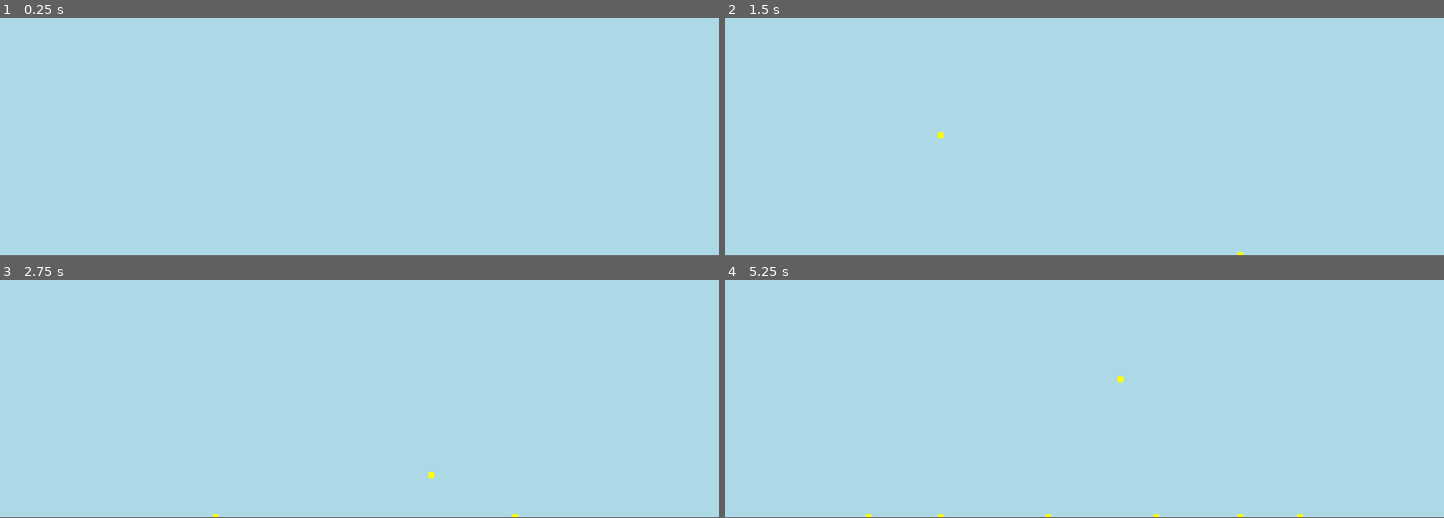
Above: before the commit, frames 1-4 (two rows, left to right).
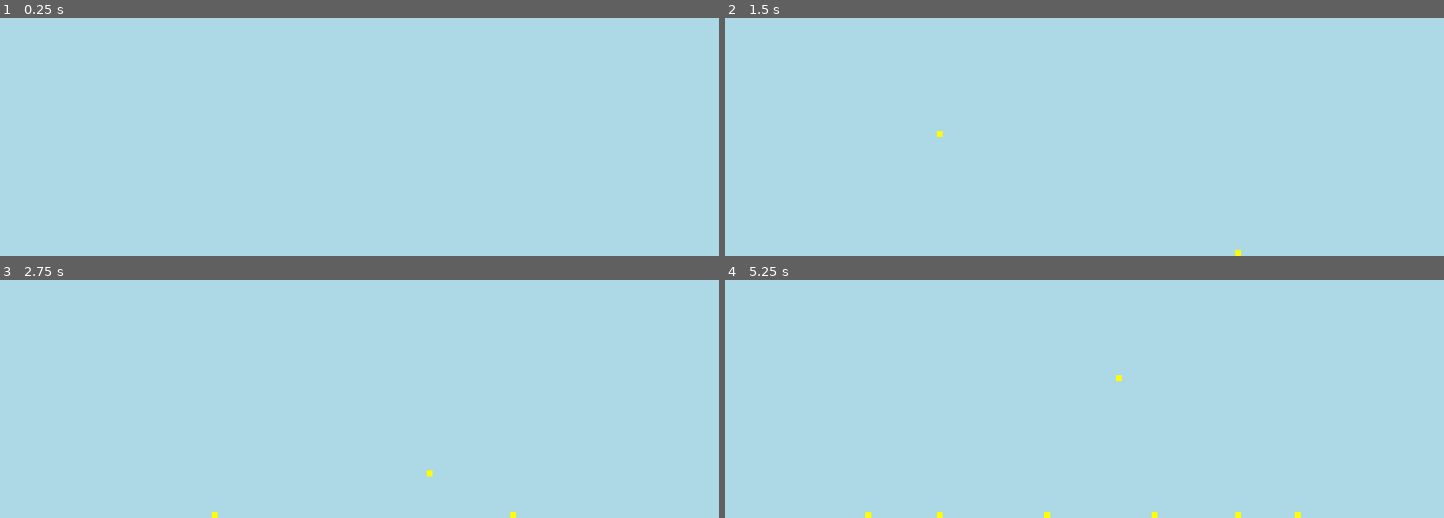
Above: after the commit, the same moments.

Repository: 1hpdream/Falling-Sand-Simulator
Game: Godot game, scene res://Scenes/main.tscn
The game is run twice, just before and just after one commit, with the same random seed, the same clock (stepped at 60 frames per second) and the same inputs.
Inputs (mouse positions are in pixels of both pictures, inside the frame that each line leads up to):
- Up to frame 1 (0.25 s): no input
- Up to frame 2 (1.5 s): tap Enter at 0.5 s; move the mouse to (1242, 58) at 0.52 s; click (1242, 58) at 0.6 s; tap Space at 1.25 s; move the mouse to (940, 94) at 1.27 s; click (940, 94) at 1.35 s
- Up to frame 3 (2.75 s): move the mouse to (outside the picture) at 2.02 s; click (outside the picture) at 2.1 s
- Up to frame 4 (5.25 s): move the mouse to (1048, 408) at 2.77 s; click (1048, 408) at 2.85 s; tap Enter at 3.5 s; move the mouse to (1300, 391) at 3.52 s; click (1300, 391) at 3.6 s; tap Space at 4.25 s; move the mouse to (868, 284) at 4.27 s; click (868, 284) at 4.35 s; move the mouse to (1120, 337) at 5.02 s; click (1120, 337) at 5.1 s
In our replay, the window is 800x400 before the commit and 800x401 after it. These sizes can differ from the game's own. Grey fills any space a smaller window leaves; there, only what the larger window draws over its background counts as a difference.

The runs differ from the first frame. In frame 1, only the window size differs. In frame 2, less than 0.1% of the frame differs, in the area x 29-73%, y 47-100%; in frame 3, less than 0.1%; in frame 4, 0.2%, in the area x 19-81%, y 40-100%.

Commit message:
Update project.godot

Diff:
--- a/project.godot
+++ b/project.godot
@@ -17,8 +17,8 @@
 
 [display]
 
-window/size/viewport_width=1200
-window/size/viewport_height=600
+window/size/viewport_width=1205
+window/size/viewport_height=605
 
 [dotnet]
 
@@ -28,7 +28,7 @@
 
 left={
 "deadzone": 0.5,
-"events": [Object(InputEventMouseButton,"resource_local_to_s …(138 unchanged characters)… se,"button_mask":1,"position":Vector2(274, 5),"global_position":Vector2(283, 51),"factor":1.0,"button_index":1,"canceled":false,"pressed":true,"double_click":false,"script":null)
+"events": [Object(InputEventMouseButton,"resource_local_to_s …(138 unchanged characters)… se,"button_mask":1,"position":Vector2(275, 7),"global_position":Vector2(284, 53),"factor":1.0,"button_index":1,"canceled":false,"pressed":true,"double_click":false,"script":null)
 ]
 }
 
